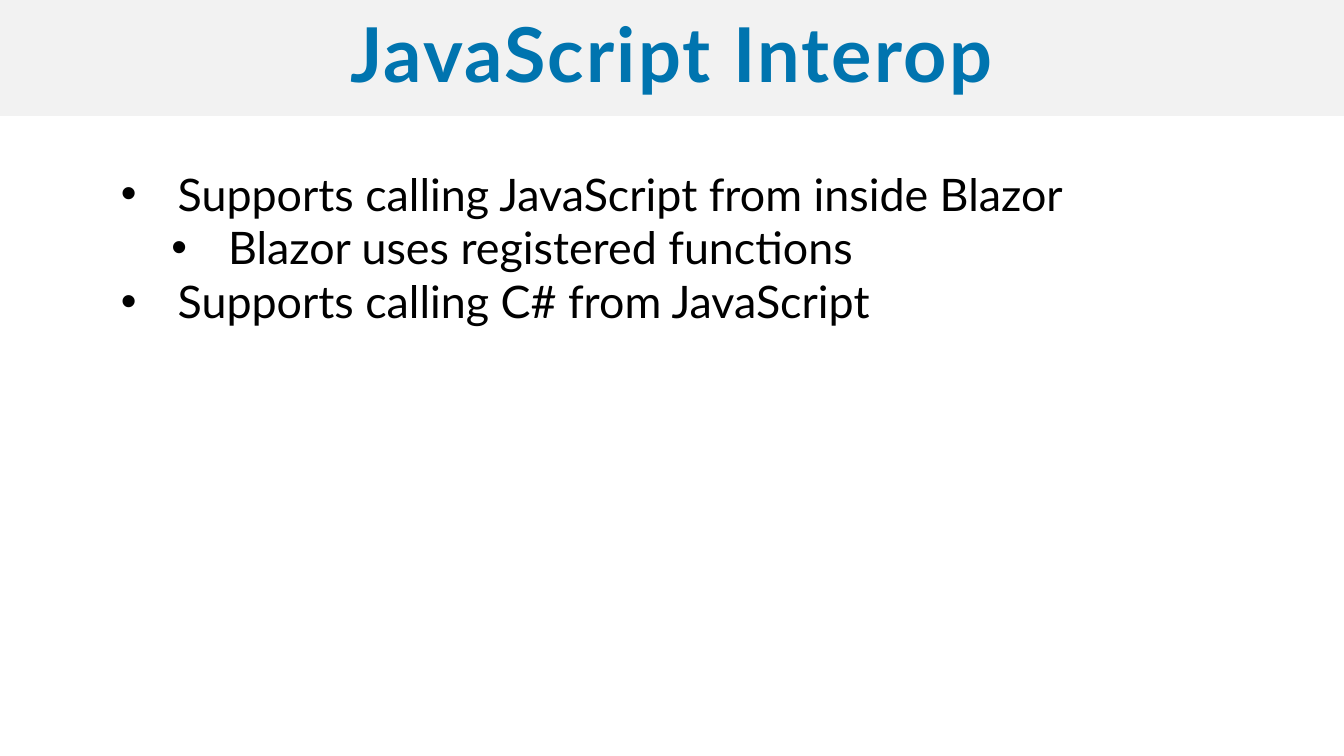
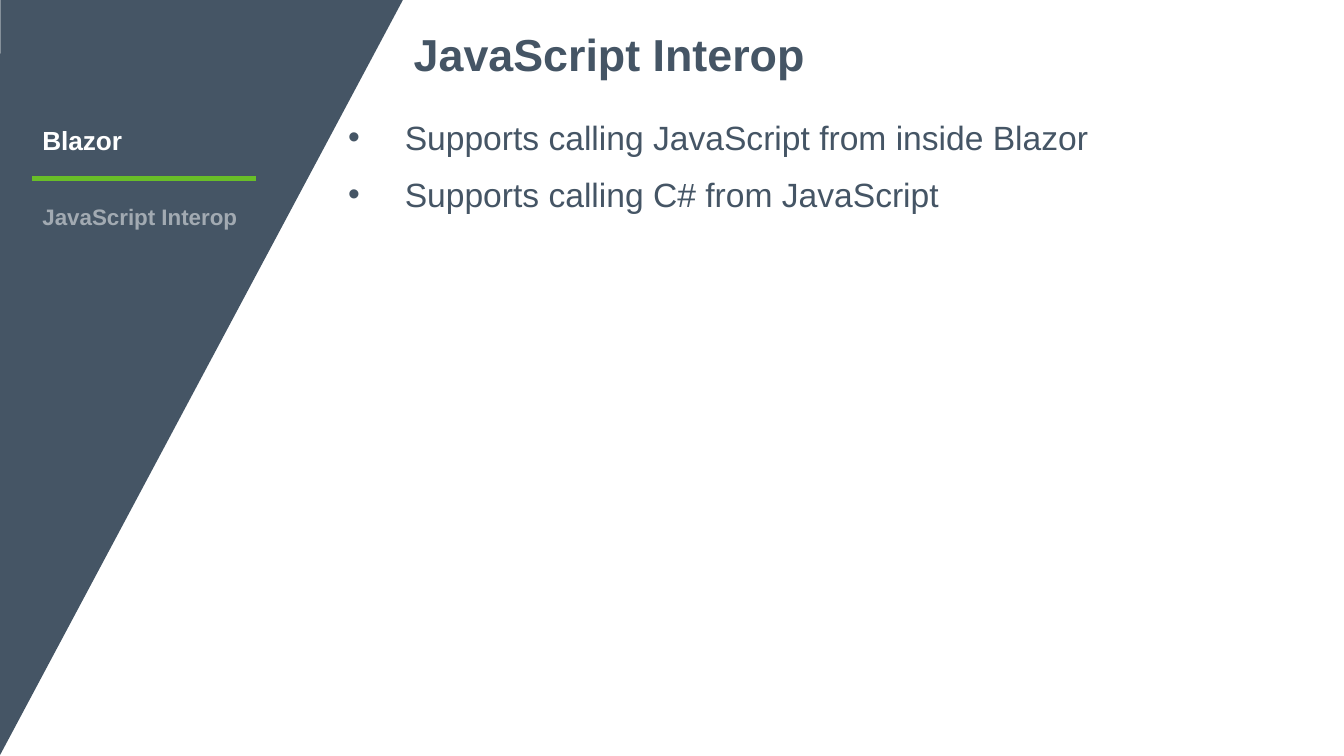
Before and after one commit to sujithq/DevCruiseBlazor, a slide deck: slide 26 of Blazor.pptx (slide 28 before the commit). Drawn at 1344x756 pixels with LibreOffice and Linux fonts; fonts in the diff are those of the drawing; background and template pictures are left out. Boxes give left, top, right and bottom in pixels: in the first picture for what was removed or moved away, otherwise in the second. Text is boxed around its words. In the diff, an @@ line names an element or a change of style, - is before the commit and + after.

```diff
--- a/Blazor.pptx
+++ b/Blazor.pptx
@@ freeform shape added at (0,0,403,756), fill #455565 @@
@@ text "JavaScript Interop": place and size @@
-text "JavaScript Interop" at (0,0,1344,116)
+text "JavaScript Interop" at (414,38,805,80)
@@ text "JavaScript Interop" at (414,38,805,80): size 54 to 32 pt, font Lato to Arial, text colour #0074AF to #455565, letter spacing 1.6 to 0 pt; alignment centre to left; line spacing 0.9 to 0.8; more space between paragraphs; vertical alignment middle to top; fill #F2F2F2 to none @@
@@ text "Supports calling JavaScript from inside ...": place and size @@
-text "Supports calling JavaScript from inside ..." at (178,178,1063,327)
+text "Supports calling JavaScript from inside ..." at (405,125,1088,214)
@@ text "Supports calling JavaScript from inside ..." at (405,125,1088,214): size 32 to 24 pt, font Lato to Arial, text colour #000000 to #455565; line spacing 1 to 1.14; more space between paragraphs @@
@@ text added at (42,131,122,151), 18.7 pt, text #FFFFFF, bold @@
+Blazor
@@ line added from (32, 178) to (256, 178), #69BE28 3 pt @@
@@ text added at (42,209,237,230), 16 pt, text #A2AAB2, bold @@
+JavaScript Interop
@@ text at (228,231,852,273): paragraph removed @@
-    • Blazor uses registered functions
```
Also in this commit, not shown: 22 other slides changed, 8 slides added, 7 slides removed, 2 other files.
